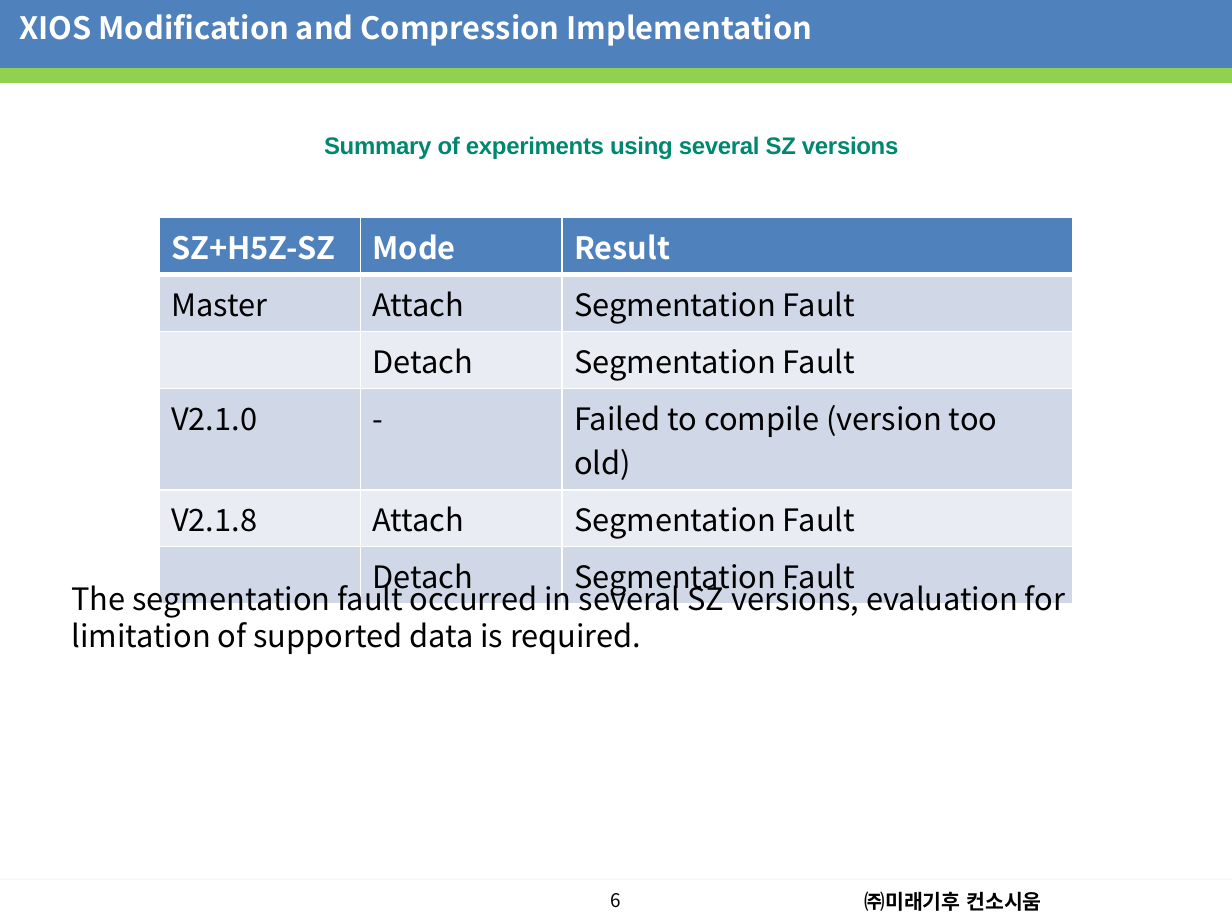
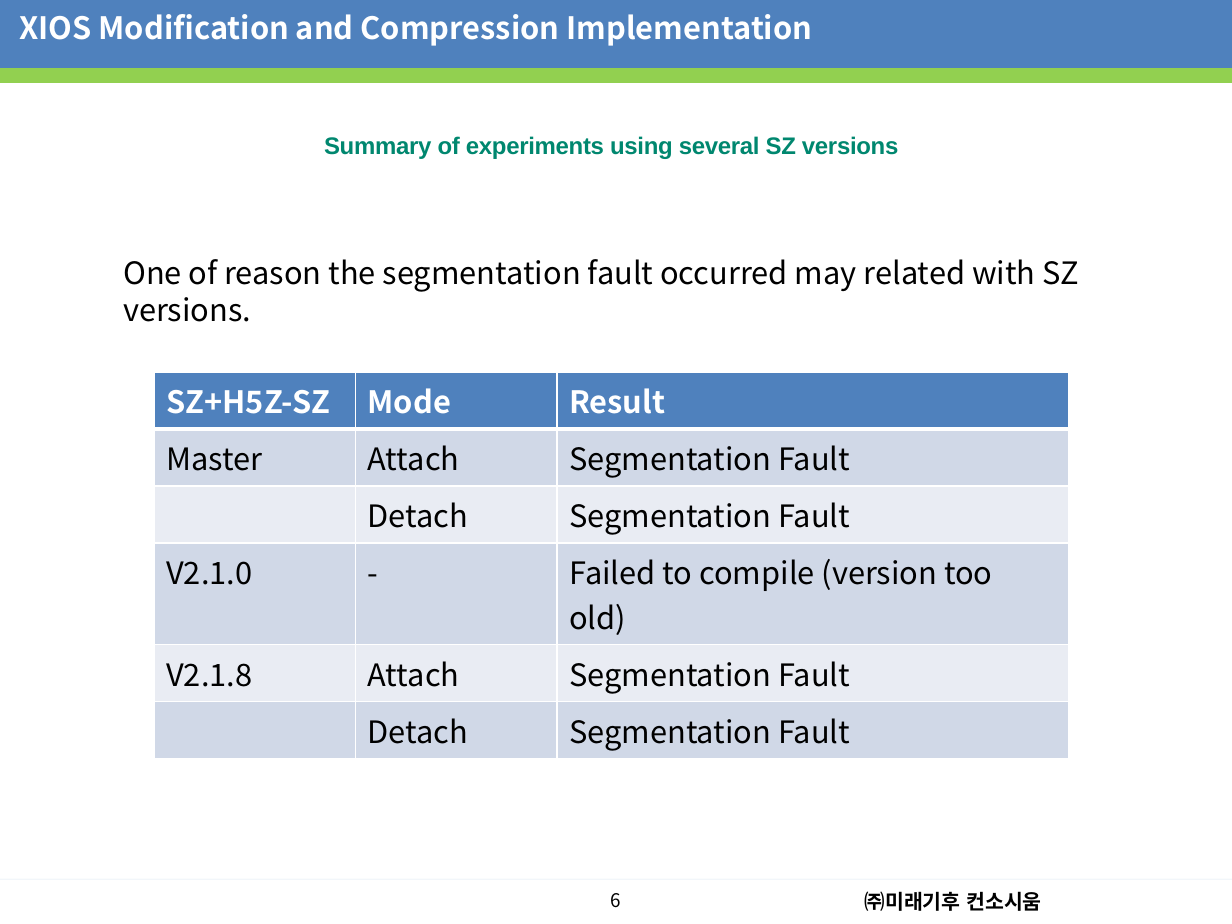
Before and after one commit to dhanifudin/presentation, a slide deck: slide 7 of seminar/Seminar20230725.pptx. Drawn at 1232x924 pixels with LibreOffice and Linux fonts; fonts in the diff are those of the drawing; background and template pictures are left out. Boxes give left, top, right and bottom in pixels: in the first picture for what was removed or moved away, otherwise in the second. Text is boxed around its words. In the diff, an @@ line names an element or a change of style, - is before the commit and + after.

```diff
--- a/seminar/Seminar20230725.pptx
+++ b/seminar/Seminar20230725.pptx
@@ text at <box>123,259,1079,322</box>: text changed @@
-The segmentation fault occurred in several SZ versions, evaluation for limitation of supported data is required.
+One of reason the segmentation fault occurred may related with SZ versions.
@@ table: place and size @@
-table at <box>159,218,1074,601</box>
+table at <box>154,372,1069,755</box>
```
Also in this commit, not shown: 13 other slides changed.
